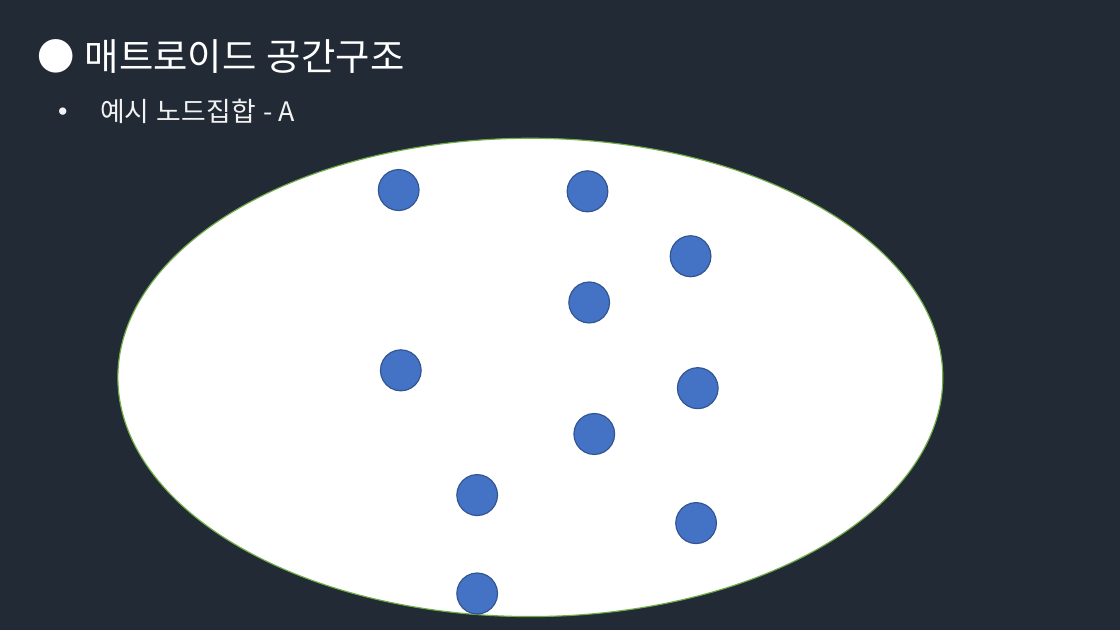
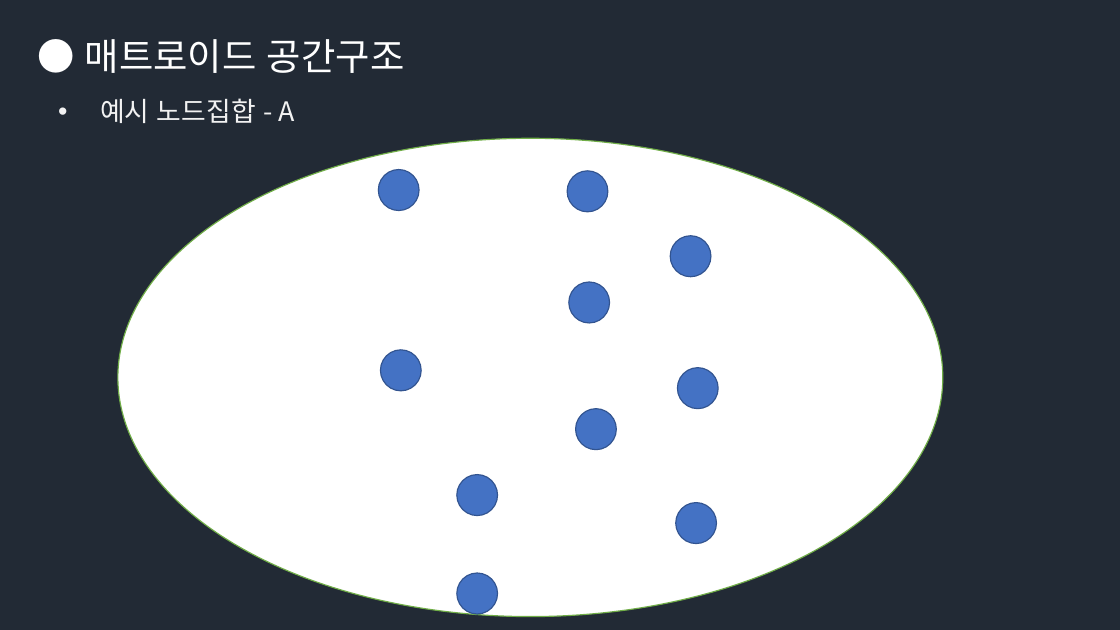
Before and after one commit to Groot-Space/Groot-space.github.io, a slide deck: slide 31 of assets/images/그리디/그리디.pptx. Drawn at 1120x630 pixels with LibreOffice and Linux fonts; fonts in the diff are those of the drawing. Boxes give left, top, right and bottom in pixels: in the first picture for what was removed or moved away, otherwise in the second. Text is boxed around its words. In the diff, an @@ line names an element or a change of style, - is before the commit and + after.

```diff
--- a/assets/images/그리디/그리디.pptx
+++ b/assets/images/그리디/그리디.pptx
@@ ellipse: place and size @@
-ellipse at [574, 413, 614, 455]
+ellipse at [576, 409, 616, 450]
```
Also in this commit, not shown: 1 other slide changed, 1 other file.
